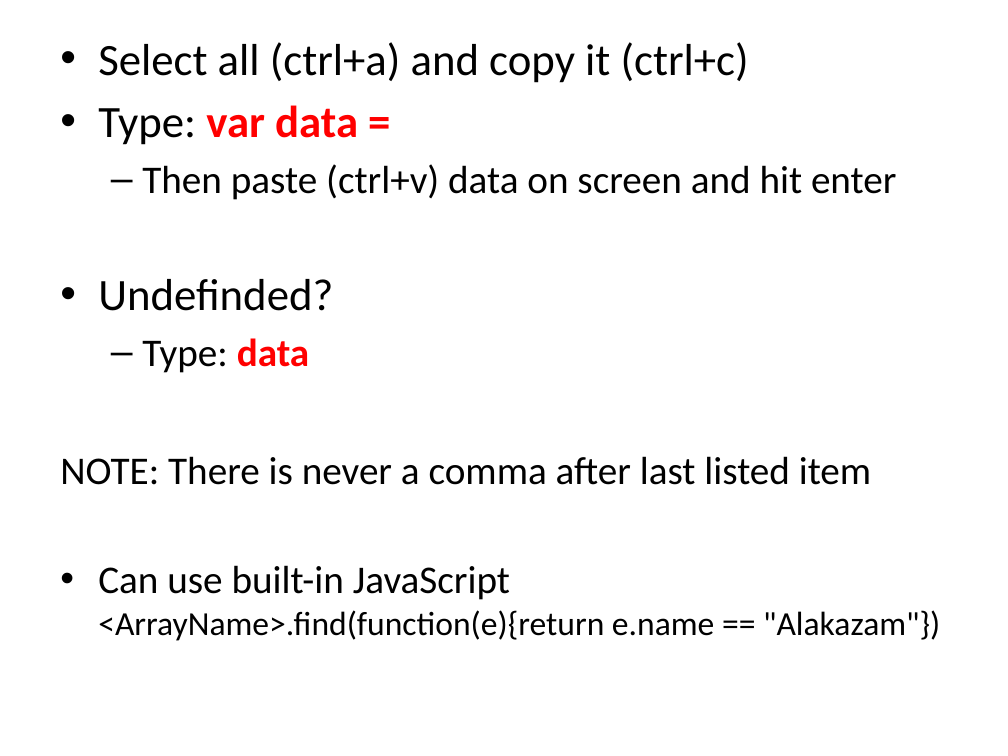
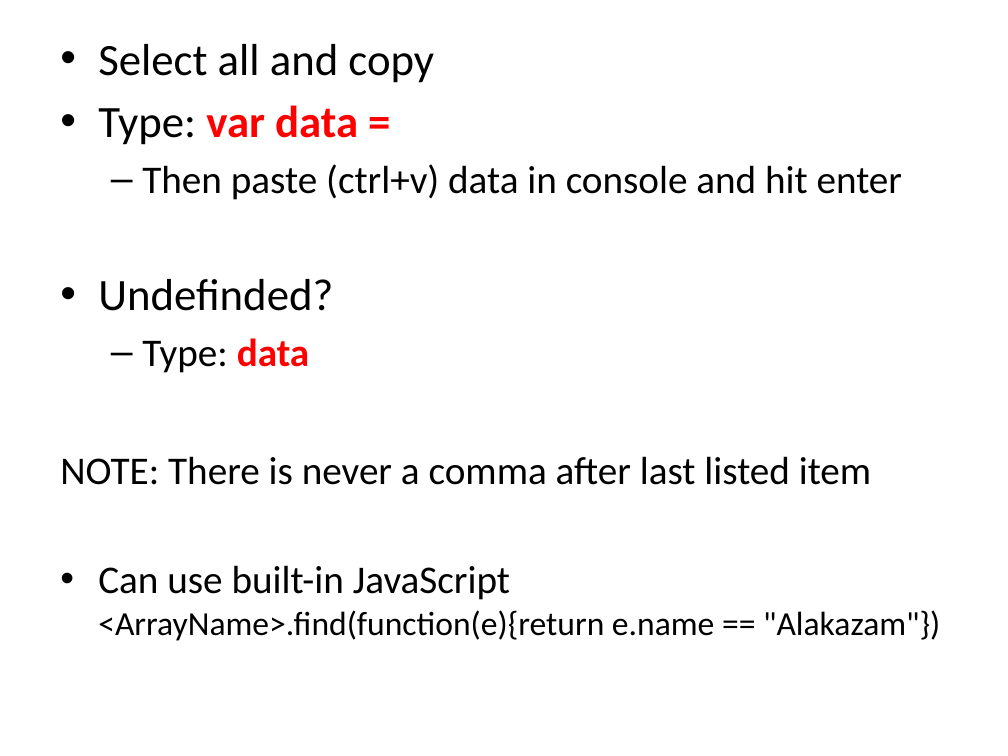
Before and after one commit to sjfricke/IEEE-Mini-Projects-UW-Madison, a slide deck: slide 22 of Tutorial/PowerPoint Versions/MongoDB and Databases.pptx (slide 10 before the commit). Drawn at 1008x756 pixels with LibreOffice and Linux fonts; fonts in the diff are those of the drawing. Boxes give left, top, right and bottom in pixels: in the first picture for what was removed or moved away, otherwise in the second. Text is boxed around its words. In the diff, an @@ line names an element or a change of style, - is before the commit and + after.

```diff
--- a/Tutorial/PowerPoint Versions/MongoDB and Databases.pptx
+++ b/Tutorial/PowerPoint Versions/MongoDB and Databases.pptx
@@ text at box(98, 44, 434, 83): text changed @@
-• Select all (ctrl+a) and copy it (ctrl+c)
+• Select all and copy
@@ text at box(142, 164, 903, 200): text changed @@
-  – Then paste (ctrl+v) data on screen and hit enter
+  – Then paste (ctrl+v) data in console and hit enter
```
Also in this commit, not shown: 8 other slides changed, 13 slides added, 1 other file.
